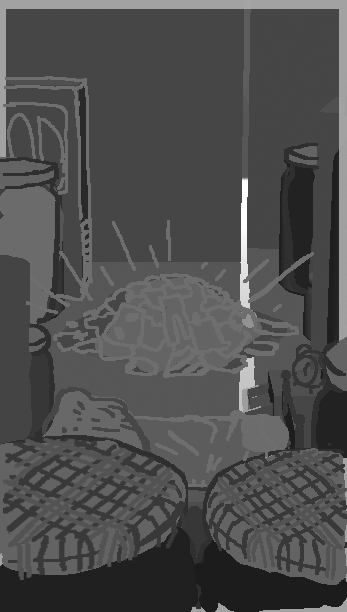
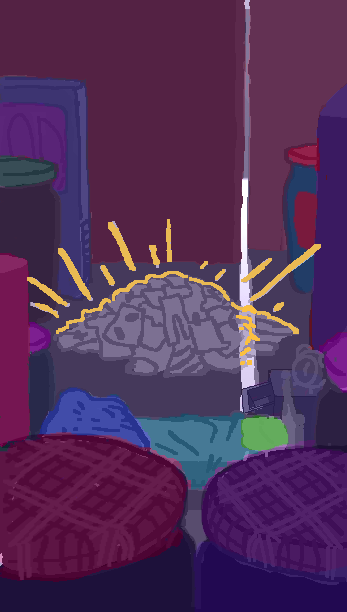
Comparing the layer stacks of the two 347 × 612 images. Changes:
removed layer "Layer 5" (was soft light) over [0, 0, 347, 612]
added layer "Layer 10" above "Layer 9 copy 3" over [27, 219, 321, 365]
added layer "Layer 9 copy 3" (color) above "Layer 9 copy" over [0, 0, 347, 612]
added layer "Layer 9 copy" (color) above "Colour" over [0, 0, 347, 612]
added group "Lines" (1st of 2) with 15 layers above "Fills" over [0, 76, 347, 609]
renamed "Layer 2" to "Lines", moved it into group "Lines", painted on it over [26, 220, 314, 601]
moved "Clothes" into group "Lines", painted on it over [3, 76, 299, 461]
added group "jamLidLines" with 5 layers in group "Lines" over [3, 438, 347, 580]
moved "Jars2 copy" into group "jamLidLines", painted on it over [3, 438, 183, 580]
moved "Layer 3 copy" into group "jamLidLines", painted on it over [3, 438, 326, 575]
moved "Jars2" into group "jamLidLines", painted on it over [209, 450, 347, 580]
moved "Jars" into group "Lines", painted on it over [0, 143, 347, 609]
moved "BedFrame" into group "Lines", painted on it over [61, 370, 305, 491]
added group "Fills" with 10 layers above "Layer 1" over [0, 0, 347, 612]
moved "Clothes colour" into group "Fills", painted on it over [58, 273, 317, 383]
moved "Jar LId" into group "Fills", painted on it over [0, 440, 347, 585]
moved "Jam" into group "Fills", painted on it over [0, 526, 347, 612]
moved "Layer 4" into group "Fills", painted on it over [0, 145, 347, 461]
renamed "Layer 7" to "bed", moved it into group "Fills", painted on it over [135, 416, 289, 556]
added layer "FoodBox" in group "Fills" over [0, 75, 347, 389]
added layer "Doors" in group "Fills" over [0, 0, 347, 264]
added layer "Floor" in group "Fills" over [28, 217, 347, 467]
painted on "Layer 1" over [5, 8, 246, 439]
hid "Background" over [0, 0, 347, 612]
…and 7 more changes (3 added, 4 painted, 1 renamed, 4 stack)
